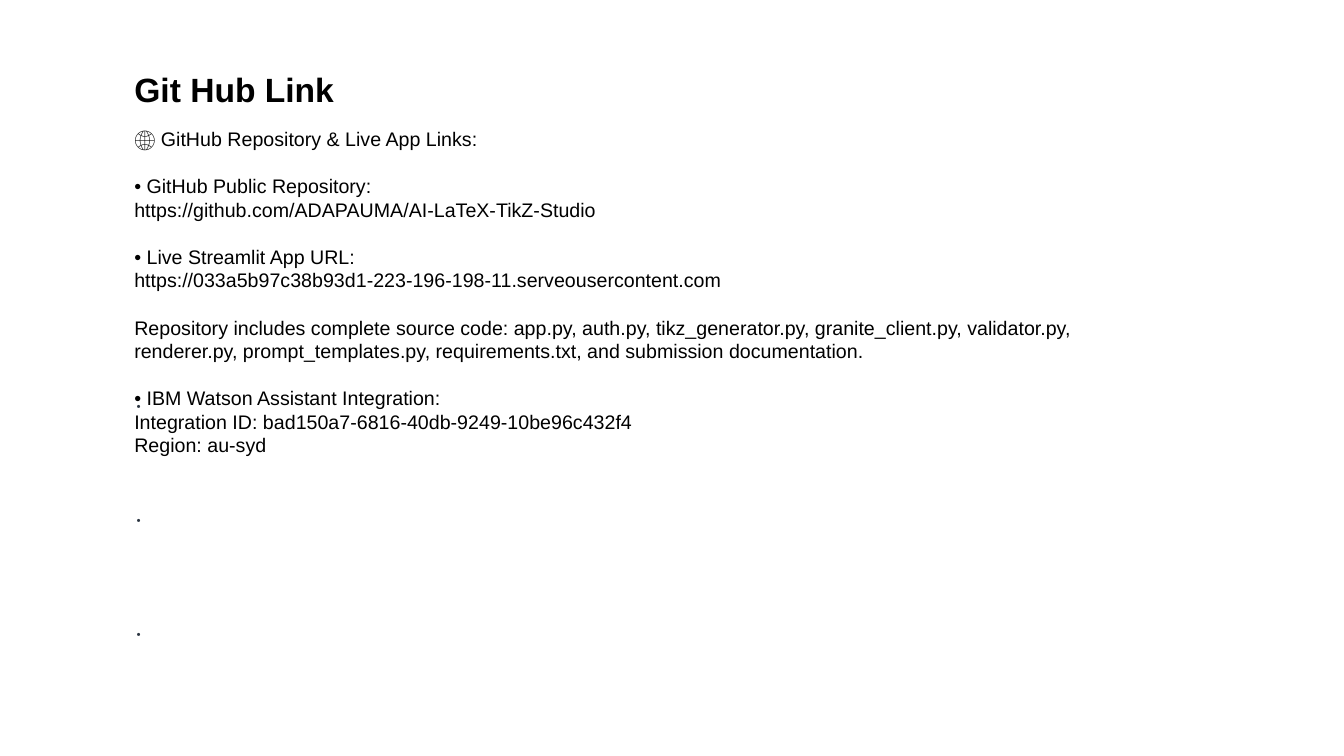
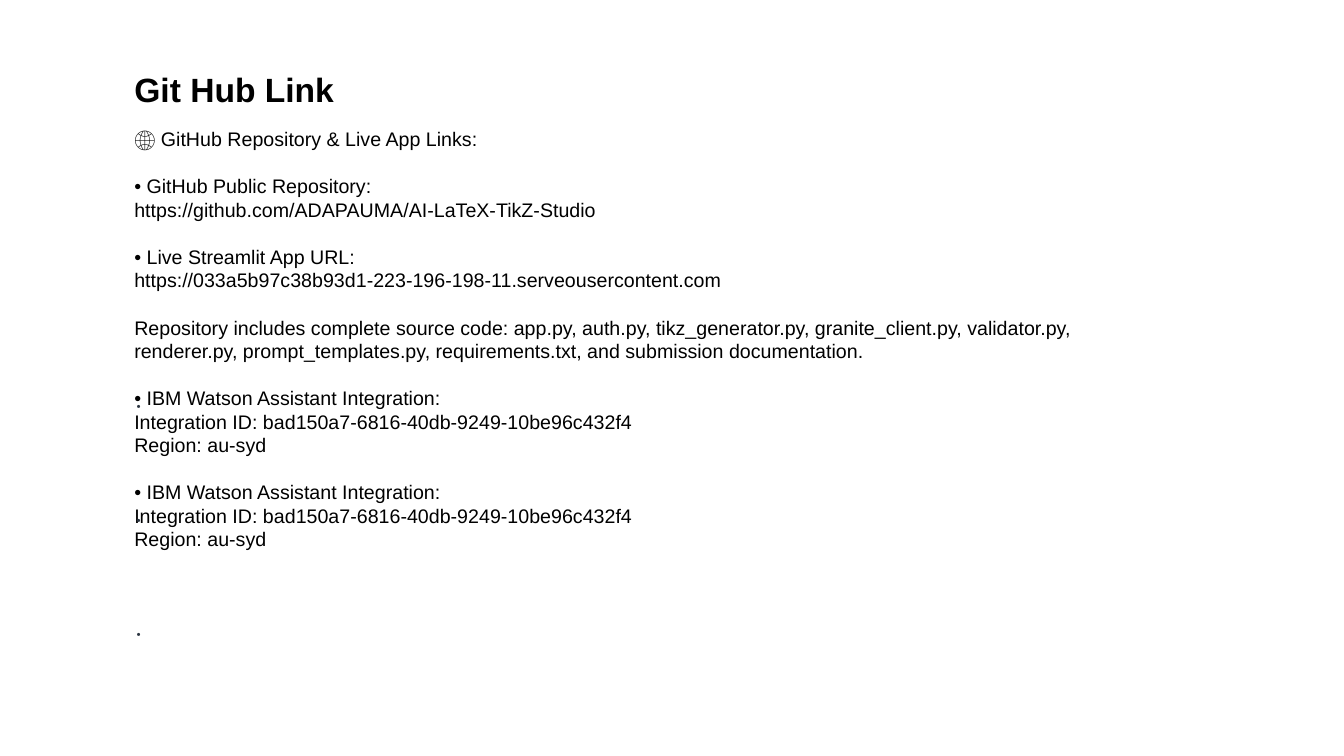
Before and after one commit to ADAPAUMA/AI-LaTeX-TikZ-Studio, a slide deck: slide 16 of AICTE_IBM_BOB_Project_Submission_Template.pptx. Drawn at 1344x756 pixels with LibreOffice and Linux fonts; fonts in the diff are those of the drawing. Boxes give left, top, right and bottom in pixels: in the first picture for what was removed or moved away, otherwise in the second. Text is boxed around its words. In the diff, an @@ line names an element or a change of style, - is before the commit and + after.

```diff
--- a/AICTE_IBM_BOB_Project_Submission_Template.pptx
+++ b/AICTE_IBM_BOB_Project_Submission_Template.pptx
@@ text at bbox=[134, 484, 632, 550]: paragraphs added @@
+• IBM Watson Assistant Integration:
+Integration ID: bad150a7-6816-40db-9249-10be96c432f4
+Region: au-syd
```
Also in this commit, not shown: 1 other slide changed, 2 other files.
